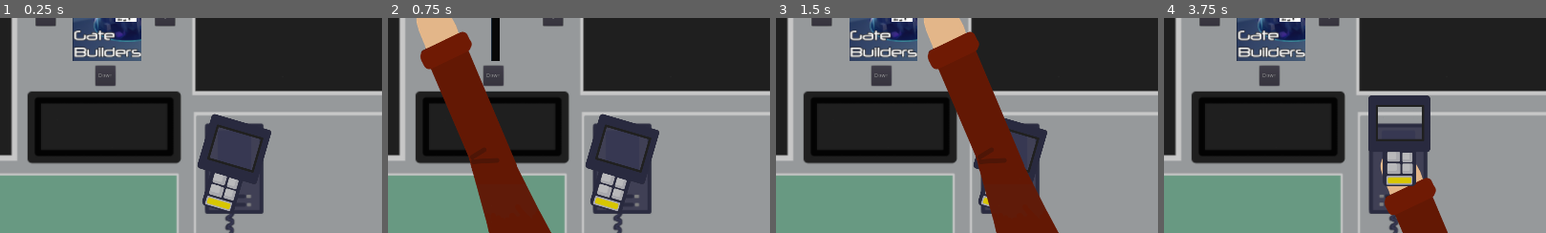
Above: before the commit, frames 1-4 (left to right).
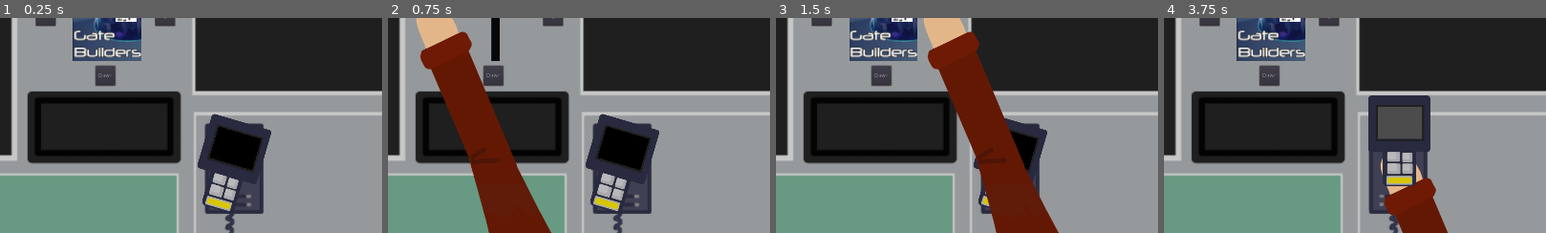
Above: after the commit, the same moments.

Repository: sboigelot/LD51
Game: Godot game, scene res://Scenes/Supermarket3d.tscn
The game is run twice, just before and just after one commit, with the same random seed, the same clock (stepped at 60 frames per second) and the same inputs.
Inputs (mouse positions are % of the whole screen's width and height, from its top left):
- Up to frame 1 (0.25 s): no input
- Up to frame 2 (0.75 s): click "Left" at 0.5 s
- Up to frame 3 (1.5 s): click "Right" at 1.25 s
- Up to frame 4 (3.75 s): click "Down" at 2 s; click "Up" at 2.75 s; click (81, 85) at 3.5 s
The pictures show only the part of the screen within x 50-100%, y 50-100%; the shares and areas given below are measured in that part.

The runs differ from the first frame. In frame 1, 1.8% of the frame differs, in the area x 55-69%, y 50-71%; in frame 2, 1.8%; in frame 3, 0.6%; in frame 4, 1.1%.

Commit message:
Scan screen working

Diff:
--- a/LD51/Scenes/Supermarket.gd
+++ b/LD51/Scenes/Supermarket.gd
@@ -1,21 +1,27 @@
 extends Node2D
+class_name Supermarket2d
 
 signal rotate_package(add_rotation)
 
 export(NodePath) var hand_node_np
+export(NodePath) var scanner_np
+export(NodePath) var scanner_texturerect_np
+export(NodePath) var scanner_screen_center_np
+export(NodePath) var scanner_laser_np
+export(NodePath) var scanner_anim_np
+export(NodePath) var scanner_on_charger_np
+export(NodePath) var scanner_test_label_np
+
 onready var hand_node = get_node(hand_node_np) as Node2D
+onready var scanner = get_node(scanner_np) as Sprite
+onready var scanner_texturerect = get_node(scanner_texturerect_np) as TextureRect
+onready var scanner_screen_center = get_node(scanner_screen_center_np) as Position2D
+onready var scanner_laser = get_node(scanner_laser_np) as Line2D
+onready var scanner_anim = get_node(scanner_anim_np) as AnimationPlayer
+onready var scanner_on_charger = get_node(scanner_on_charger_np) as Sprite
+onready var scanner_test_label = get_node(scanner_test_label_np) as Label
+
 export(float) var hand_min_y
-
-export(NodePath) var scanner_np
-onready var scanner = get_node(scanner_np) as Sprite
-export(NodePath) var scanner_texturerect_np
-onready var scanner_texturerect = get_node(scanner_texturerect_np) as TextureRect
-export(NodePath) var scanner_laser_np
-onready var scanner_laser = get_node(scanner_laser_np) as Line2D
-export(NodePath) var scanner_anim_np
-onready var scanner_anim = get_node(scanner_anim_np) as AnimationPlayer
-export(NodePath) var scanner_on_charger_np
-onready var scanner_on_charger = get_node(scanner_on_charger_np) as Sprite
 
 export(bool) var scanner_in_hands setget set_scanner_hands, get_scanner_hands
 func set_scanner_hands(value:bool):
@@ -31,7 +37,9 @@
 	scanner_texturerect.texture = texture
 
 func _ready():
+	Input.set_mouse_mode(Input.MOUSE_MODE_HIDDEN)
 	set_scanner_hands(false)
+#	set_viewport_texture()
 
 func _process(delta):
 	if Input.is_action_just_pressed("ui_down"):
@@ -44,8 +52,10 @@
 		_on_RightButton_pressed()
 
 	hand_node.position = get_global_mouse_position()
+#	Input.set_mouse_mode(Input.MOUSE_MODE_HIDDEN)
 	if hand_node.position.y < hand_min_y:
 		hand_node.position.y = hand_min_y
+#		Input.set_mouse_mode(Input.MOUSE_MODE_VISIBLE)
 
 	if Input.is_mouse_button_pressed(BUTTON_LEFT):
 		if get_scanner_hands():
--- a/LD51/Scenes/Supermarket.tscn
+++ b/LD51/Scenes/Supermarket.tscn
@@ -1,10 +1,16 @@
-[gd_scene load_steps=11 format=2]
+[gd_scene load_steps=14 format=2]
 
 [ext_resource path="res://Scenes/Supermarket.gd" type="Script" id=1]
+[ext_resource path="res://Fonts/VTCSuperMarketSaleDisplay.ttf" type="DynamicFontData" id=2]
+[ext_resource path="res://Sprites/square.png" type="Texture" id=3]
 [ext_resource path="res://Sprites/LD51-scanner.png" type="Texture" id=5]
 [ext_resource path="res://Sprites/LD51-hand.png" type="Texture" id=6]
 
 [sub_resource type="StyleBoxEmpty" id=7]
+
+[sub_resource type="DynamicFont" id=9]
+size = 24
+font_data = ExtResource( 2 )
 
 [sub_resource type="StyleBoxEmpty" id=2]
 
@@ -36,12 +42,14 @@
 [node name="Supermarket" type="Node2D"]
 script = ExtResource( 1 )
 hand_node_np = NodePath("ScannerCharger/HandNode")
-hand_min_y = 550.0
 scanner_np = NodePath("ScannerCharger/HandNode/ScannerTextureRext")
-scanner_texturerect_np = NodePath("ScannerCharger/HandNode/ScannerTextureRext/TextureRect")
+scanner_texturerect_np = NodePath("ScannerCharger/HandNode/ScannerTextureRext/ScannerCameraScreen")
+scanner_screen_center_np = NodePath("ScannerCharger/HandNode/ScannerTextureRext/ScannerCameraScreen/CenterPosition2D")
 scanner_laser_np = NodePath("ScannerCharger/HandNode/ScannerTextureRext/LaserLine2D")
 scanner_anim_np = NodePath("ScannerCharger/HandNode/ScannerTextureRext/ScannerAnimationPlayer")
 scanner_on_charger_np = NodePath("ScannerCharger/ScannerTextureRext")
+scanner_test_label_np = NodePath("ButtonPanelContainer/ScanTestLabel")
+hand_min_y = 550.0
 
 [node name="ButtonPanelContainer" type="PanelContainer" parent="."]
 margin_left = 1050.0
@@ -89,12 +97,31 @@
 size_flags_vertical = 0
 text = "Up"
 
+[node name="ScanTestLabel" type="Label" parent="ButtonPanelContainer"]
+visible = false
+margin_right = 208.0
+margin_bottom = 20.0
+size_flags_horizontal = 0
+size_flags_vertical = 0
+custom_fonts/font = SubResource( 9 )
+text = "test label"
+
 [node name="ScannerCharger" type="Node2D" parent="."]
 
 [node name="ScannerTextureRext" type="Sprite" parent="ScannerCharger"]
-position = Vector2( 1540, 910 )
+position = Vector2( 1601.65, 1113.26 )
 rotation = 0.284487
 texture = ExtResource( 5 )
+offset = Vector2( -116.215, -177.787 )
+
+[node name="BlackScreen" type="TextureRect" parent="ScannerCharger/ScannerTextureRext"]
+modulate = Color( 0, 0, 0, 1 )
+margin_left = -173.474
+margin_top = -263.148
+margin_right = -61.4744
+margin_bottom = -181.148
+texture = ExtResource( 3 )
+expand = true
 
 [node name="ScannerChargerButton" type="Button" parent="ScannerCharger"]
 margin_left = 1444.0
@@ -120,13 +147,24 @@
 position = Vector2( 6, -69.5 )
 texture = ExtResource( 5 )
 
-[node name="TextureRect" type="TextureRect" parent="ScannerCharger/HandNode/ScannerTextureRext"]
-visible = false
+[node name="BlackScreen" type="TextureRect" parent="ScannerCharger/HandNode/ScannerTextureRext"]
+modulate = Color( 0, 0, 0, 1 )
+margin_left = -56.0
+margin_top = -83.5
+margin_right = 54.0
+margin_bottom = -3.5
+texture = ExtResource( 3 )
+expand = true
+
+[node name="ScannerCameraScreen" type="TextureRect" parent="ScannerCharger/HandNode/ScannerTextureRext"]
 margin_left = -56.0
 margin_top = -83.5
 margin_right = 54.0
 margin_bottom = -3.5
 expand = true
+
+[node name="CenterPosition2D" type="Position2D" parent="ScannerCharger/HandNode/ScannerTextureRext/ScannerCameraScreen"]
+position = Vector2( 55, 40 )
 
 [node name="LaserLine2D" type="Line2D" parent="ScannerCharger/HandNode/ScannerTextureRext"]
 position = Vector2( -40, -40 )
--- a/LD51/Scenes/Supermarket3d.gd
+++ b/LD51/Scenes/Supermarket3d.gd
@@ -5,14 +5,20 @@
 var scan_package: Package
 
 export(NodePath) var scan_package_holder_np
+export(NodePath) var supermarket2d_np
+
 onready var scan_package_holder = get_node(scan_package_holder_np) as Spatial
+onready var supermarket2d = get_node(supermarket2d_np) as Supermarket2d
+
 export(Vector3) var package_scale_on_belt = Vector3(0.75,0.75,0.75)
+
+onready var camera = $Camera as Camera
+onready var scan_camera = $ScanViewport/ScanCamera as Camera
+
 export(float) var conveyor_speed = 60.0
 
 const package_scene = preload("res://Scenes/Package.tscn")
 
-onready var camera = $Camera as Camera
-onready var scan_camera = $ScanViewport/ScanCamera as Camera
 
 func _on_Supermarket_rotate_package(add_rotation):
 	rotate_package(add_rotation)
@@ -72,14 +78,37 @@
 	move_scan_camera()
 
 func move_scan_camera():
-	var x_extremes = [ -9, +9]
-	var x_range = 18.0
-	var y_extremes = [-5, +5]
-	var y_range = 10.0
+	var screen_extend = Vector2(8.65,4.75)
+	var cam_translation_range = screen_extend * 2
+
 	var mouse_postion = get_viewport().get_mouse_position() as Vector2
+	var mouse_screen_percentage = Vector2(
+		mouse_postion.x / OS.window_size.x,
+		mouse_postion.y / OS.window_size.y
+	)
 
-	scan_camera.translation.x = mouse_postion.x / OS.window_size.x * x_range - x_range /2
-	scan_camera.translation.z = mouse_postion.y / OS.window_size.y * y_range - y_range /2
+	var scanner_position = supermarket2d.scanner_screen_center.global_position
+	var scanner_position_screen_percentage = Vector2(
+		scanner_position.x / OS.window_size.x,
+		scanner_position.y / OS.window_size.y
+	)
 
-#	scan_camera.translation.x = mouse_postion.x / OS.window_size.x * (camera.size / 1) - (camera.size)
-#	scan_camera.translation.z =  mouse_postion.y # / OS.window_size.y * (camera.size / 2) - (camera.size / 2)
+#	good but under hand not under scanner
+#	scan_camera.translation.x = (mouse_screen_percentage.x * cam_translation_range.x) - screen_extend.x
+#	scan_camera.translation.z = (mouse_screen_percentage.y * cam_translation_range.y) - screen_extend.y
+
+	scan_camera.translation.x = (scanner_position_screen_percentage.x * cam_translation_range.x) - screen_extend.x
+	scan_camera.translation.z = (scanner_position_screen_percentage.y * cam_translation_range.y) - screen_extend.y
+
+	supermarket2d.scanner_test_label.text = ("mouse%%:\n\tx: %s\n\ty: %s\n"%[
+		round(mouse_screen_percentage.x*100),
+		round(mouse_screen_percentage.y*100)
+	] +
+	"screen center%%:\n\tx: %s\n\ty: %s\n"%[
+		round(scanner_position_screen_percentage.x*100),
+		round(scanner_position_screen_percentage.y*100)
+	] +
+	"cam translation:\n\tx: %s\n\tzx: %s\n"%[
+		scan_camera.translation.x,
+		scan_camera.translation.z
+	])
--- a/LD51/Scenes/Supermarket3d.tscn
+++ b/LD51/Scenes/Supermarket3d.tscn
@@ -32,12 +32,13 @@
 [node name="Supermarket3d" type="Spatial"]
 script = ExtResource( 2 )
 scan_package_holder_np = NodePath("ScanPackageLocation")
+supermarket2d_np = NodePath("CanvasLayer/Supermarket")
 
 [node name="CanvasLayer" type="CanvasLayer" parent="."]
 
 [node name="Supermarket" parent="CanvasLayer" instance=ExtResource( 4 )]
 
-[node name="TextureRect" parent="CanvasLayer/Supermarket/ScannerCharger/HandNode/ScannerTextureRext" index="0"]
+[node name="ScannerCameraScreen" parent="CanvasLayer/Supermarket/ScannerCharger/HandNode/ScannerTextureRext" index="0"]
 texture = SubResource( 10 )
 
 [node name="BackgroundImage" type="MeshInstance" parent="."]
@@ -117,7 +118,7 @@
 render_target_v_flip = true
 
 [node name="ScanCamera" type="Camera" parent="ScanViewport"]
-transform = Transform( 1, 0, 0, 0, -4.37114e-08, 1, 0, -1, -4.37114e-08, 2.3111, 10, 0.268178 )
+transform = Transform( 1, 0, 0, 0, -4.37114e-08, 1, 0, -1, -4.37114e-08, 0, 10, 0 )
 projection = 1
 size = 0.5
 
--- a/LD51/project.godot
+++ b/LD51/project.godot
@@ -19,6 +19,11 @@
 "language": "GDScript",
 "path": "res://Utilities/ResourceAsyncLoader.gd"
 }, {
+"base": "Node2D",
+"class": "Supermarket2d",
+"language": "GDScript",
+"path": "res://Scenes/Supermarket.gd"
+}, {
 "base": "Spatial",
 "class": "Supermarket3d",
 "language": "GDScript",
@@ -27,6 +32,7 @@
 _global_script_class_icons={
 "Package": "",
 "ResourceAsyncLoader": "",
+"Supermarket2d": "",
 "Supermarket3d": ""
 }
 
Not shown, changed: canvas.leo
